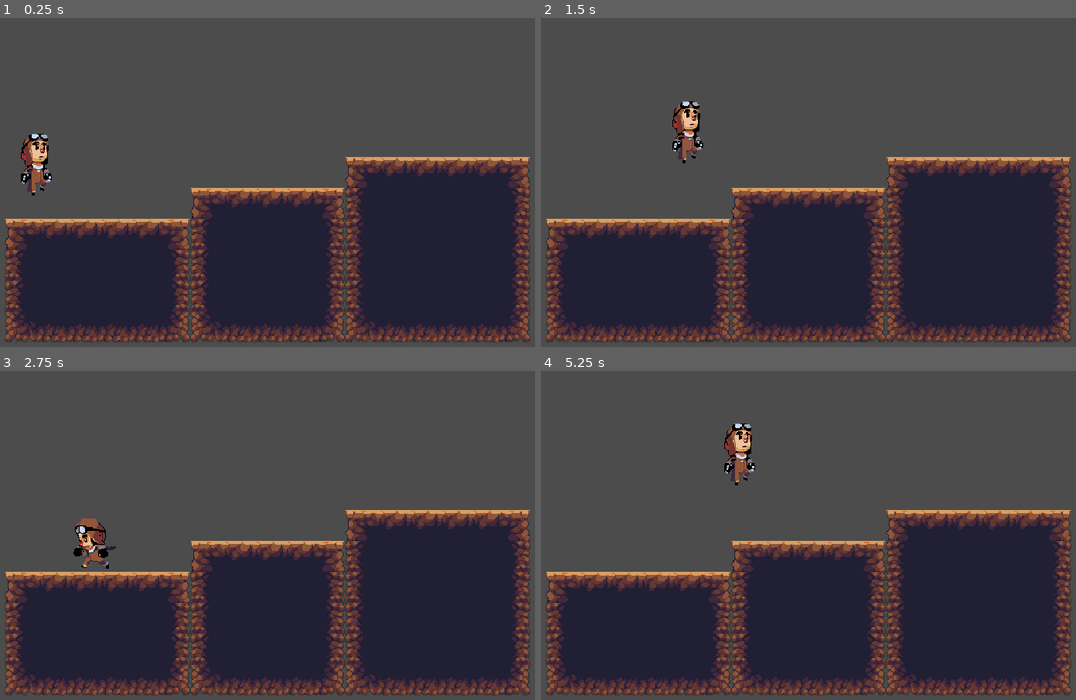
Above: before the commit, frames 1-4 (two rows, left to right).
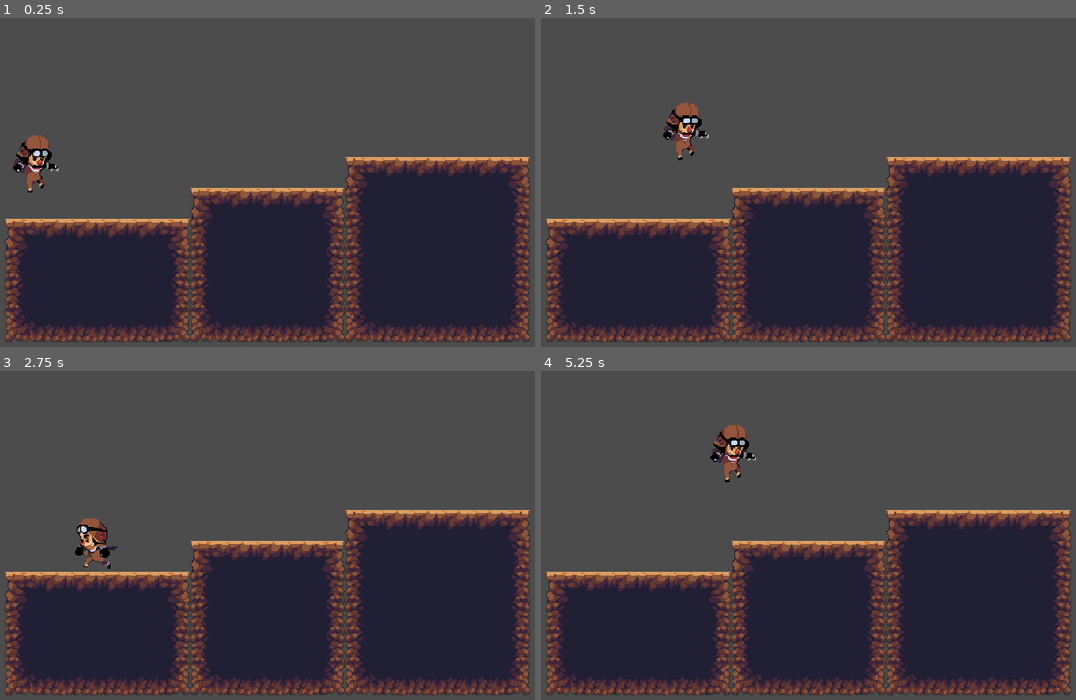
Above: after the commit, the same moments.

Repository: Crembotz/Godot-tutorial-project
Game: Godot game, scene res://World.tscn
The game is run twice, just before and just after one commit, with the same random seed, the same clock (stepped at 60 frames per second) and the same inputs.
Inputs:
- Up to frame 1 (0.25 s): no input
- Up to frame 2 (1.5 s): hold Right (ui_right) from 0.53 s (still down); tap Up (ui_up) at 0.77 s
- Up to frame 3 (2.75 s): tap Up (ui_up) at 1.52 s; release Right (ui_right) at 2.03 s; hold Left (ui_left) from 2.03 s (still down)
- Up to frame 4 (5.25 s): release Left (ui_left) at 2.78 s; hold Right (ui_right) 2.78-4.28 s; tap Up (ui_up) at 3.02, 3.77, 4.52 s; hold Left (ui_left) 4.28-5.03 s; hold Right (ui_right) from 5.03 s (still down)

The runs differ from the first frame. In frame 1, 0.8% of the frame differs, in the area x 2-11%, y 35-54%; in frame 2, 0.8%; in frame 3, 0.4%; in frame 4, 1.0%, in the area x 31-41%, y 15-35%.

Commit message:
improved movement and added a new animation

Diff:
--- a/KinematicBody2D.gd
+++ b/KinematicBody2D.gd
@@ -3,29 +3,38 @@
 # Declare member variables here. Examples:
 # var a = 2
 # var b = "text"
+const  ACCELERATION = 50
 const UP = Vector2(0,-1)
 const GRAVITY = 20
 const JUMP_FORCE = -500
 var motion = Vector2(0,0)
-var horizontalSpeed = 120
+var maxHorizontalSpeed = 120
 # Called every frame. 'delta' is the elapsed time since the previous frame.
 func _process(delta):
+	var friction = false
 	motion.y+=GRAVITY
 	if Input.is_action_pressed("ui_right"):
-		motion.x = horizontalSpeed
+		motion.x = min(motion.x+ACCELERATION,maxHorizontalSpeed)
 		$Sprite.flip_h = false
 		$Sprite.play("Run")
 	elif Input.is_action_pressed("ui_left"):
-		motion.x = -horizontalSpeed
+		motion.x = max(motion.x-ACCELERATION,-maxHorizontalSpeed)
 		$Sprite.flip_h = true
 		$Sprite.play("Run")
 	else:
-		motion.x=0
 		$Sprite.play("Idle")
+		friction = true
 	if is_on_floor():
 		if Input.is_action_just_pressed("ui_up"):
 			motion.y = JUMP_FORCE
+		if(friction==true):
+			motion.x=lerp(motion.x,0,0.2)
 	else:
-		$Sprite.play("Jump")
+		if(motion.y<0):
+			$Sprite.play("Jump")
+		else:
+			$Sprite.play("Fall")
+		if(friction==true):
+			motion.x=lerp(motion.x,0,0.05)
 	motion = move_and_slide(motion,UP)
 	pass
--- a/World.tscn
+++ b/World.tscn
@@ -9,9 +9,10 @@
 [ext_resource path="res://Sprites/Player/Run4.png" type="Texture" id=7]
 [ext_resource path="res://Sprites/Player/Run7.png" type="Texture" id=8]
 [ext_resource path="res://Sprites/Player/Jump0.png" type="Texture" id=9]
-[ext_resource path="res://JungleDirtTileSet.tres" type="TileSet" id=10]
+[ext_resource path="res://Sprites/Player/Jump3.png" type="Texture" id=10]
+[ext_resource path="res://JungleDirtTileSet.tres" type="TileSet" id=11]
 
-[sub_resource type="SpriteFrames" id=2]
+[sub_resource type="SpriteFrames" id=1]
 animations = [ {
 "frames": [ ExtResource( 2 ) ],
 "loop": true,
@@ -27,34 +28,36 @@
 "loop": true,
 "name": "Jump",
 "speed": 5.0
+}, {
+"frames": [ ExtResource( 10 ) ],
+"loop": true,
+"name": "Fall",
+"speed": 5.0
 } ]
 
-[sub_resource type="RectangleShape2D" id=1]
-extents = Vector2( 16, 28 )
+[sub_resource type="CapsuleShape2D" id=2]
+radius = 16.0
+height = 25.0
 
 [node name="World" type="Node2D"]
 
 [node name="Player" type="KinematicBody2D" parent="."]
 position = Vector2( 64, 96 )
 script = ExtResource( 1 )
-__meta__ = {
-"_edit_group_": true
-}
 
 [node name="Sprite" type="AnimatedSprite" parent="Player"]
 position = Vector2( 32, 32 )
-frames = SubResource( 2 )
-animation = "Run"
-frame = 1
+frames = SubResource( 1 )
+animation = "Idle"
 playing = true
 
 [node name="CollisionShape2D" type="CollisionShape2D" parent="Player"]
 position = Vector2( 32, 36 )
-shape = SubResource( 1 )
+shape = SubResource( 2 )
 one_way_collision_margin = 0.0
 
 [node name="TileMap" type="TileMap" parent="."]
-tile_set = ExtResource( 10 )
+tile_set = ExtResource( 11 )
 cell_size = Vector2( 32, 32 )
 format = 1
 tile_data = PoolIntArray( 327693, 0, 0, 327694, 1, 0, 327695, 1, 0, 327696, 1, 0, 327697, 1, 0, 327698, 2, 0, 393224, 0 …(1097 unchanged characters)…
Not shown: 1 places in World.tscn that only renumber resources
Not shown, added: LICENSE
Not shown, added: README.md
